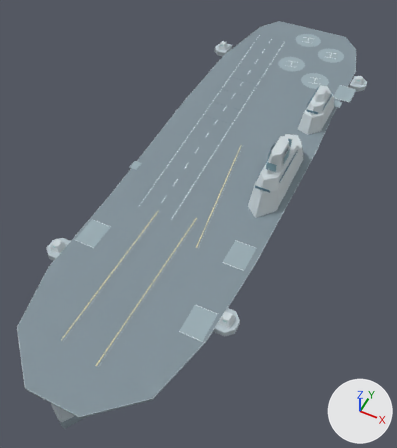
The OBJ model australis-2050/model/source/ran_cvn_australis_2050.obj as it was, and as the next commit left it.
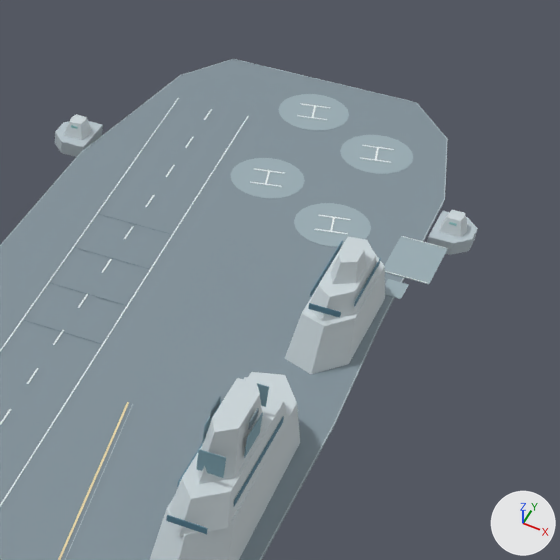
The first picture shows the older version from a 50 mm lens placed at (107.0, -250.0, 262.0), pointed at (0.0, -36.0, -6.0). The close-ups show the older and then the newer version on the part from 49% to 100% of the width and 0% to 45% of the height of that picture. Only the edits that show in the close-ups are written down. The axes (+X, +Y, +Z) are drawn at lower right. The lights are the same throughout. Where no turn or scale is listed for an object, it has been applied to the vertices.

The first close-up shows 'AftAviationBridge', 'AftAviationIsland', 'AftEnclosedMast', 'AftVTOL_HeloSpot_1', 'AftVTOL_HeloSpot_2', 'AftVTOL_HeloSpot_3', 'AftVTOL_HeloSpot_4', 'DeckEdgeLift_4', 'EnclosedSensorMast', 'FacetedFlightDeck', 'IntegratedBridge', 'LaserEnclosure_4', 'MainRakedIsland', 'OutboardFairing_4' and 28 more.
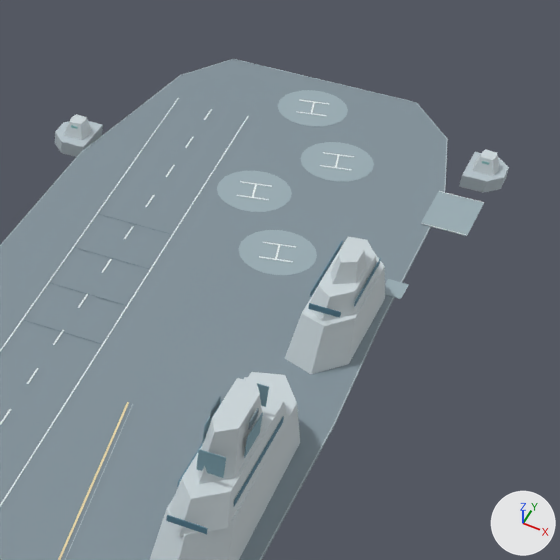
What changed in the scene script:
```text
Change me_aftvtol_helospot_2:
    used by ob_aftvtol_helospot_2; location = (0.0, 0.0, 0.0)
    remove me_aftvtol_helospot_2.from_pydata(...)  # 40 vertices, 76 faces; spans x 14.5..35.5, y 141.5..162.5, z 22.0..22.1
    add me_aftvtol_helospot_2.from_pydata(...)  # 40 vertices, 76 faces; spans x 5.5..26.5, y 132.5..153.5, z 22.0..22.1
    me_aftvtol_helospot_2 part 1: the whole mesh is moved by (-9.0, -9.0, 0.0)
Change me_aftvtol_helospot_3:
    used by ob_aftvtol_helospot_3; location = (0.0, 0.0, 0.0)
    remove me_aftvtol_helospot_3.from_pydata(...)  # 40 vertices, 76 faces; spans x -9.5..11.5, y 115.5..136.5, z 22.0..22.1
    add me_aftvtol_helospot_3.from_pydata(...)  # 40 vertices, 76 faces; spans x -10.5..10.5, y 107.5..128.5, z 22.0..22.1
    me_aftvtol_helospot_3 part 2: the whole mesh is moved by (-1.0, -8.0, 0.0)
Change me_aftvtol_helospot_4:
    used by ob_aftvtol_helospot_4; location = (0.0, 0.0, 0.0)
    remove me_aftvtol_helospot_4.from_pydata(...)  # 40 vertices, 76 faces; spans x 14.5..35.5, y 101.5..122.5, z 22.0..22.1
    add me_aftvtol_helospot_4.from_pydata(...)  # 40 vertices, 76 faces; spans x 5.5..26.5, y 82.5..103.5, z 22.0..22.1
    me_aftvtol_helospot_4 part 3: the whole mesh is moved by (-9.0, -19.0, 0.0)
Change me_deckedgelift_4:
    used by ob_deckedgelift_4; location = (0.0, 0.0, 0.0)
    remove me_deckedgelift_4.from_pydata(...)  # 8 vertices, 12 faces; spans x 43.5..56.5, y 97.0..115.0, z 22.0..22.2
    add me_deckedgelift_4.from_pydata(...)  # 8 vertices, 12 faces; spans x 46.5..59.5, y 123.0..141.0, z 22.0..22.2
    me_deckedgelift_4 part 4: the whole mesh is moved by (3.0, 26.0, 0.0)
Change me_laserenclosure_4:
    used by ob_laserenclosure_4; location = (0.0, 0.0, 0.0)
    remove me_laserenclosure_4.from_pydata(...)  # 12 vertices, 20 faces; spans x 51.3..58.7, y 122.5..129.5, z 21.5..25.6
    add me_laserenclosure_4.from_pydata(...)  # 12 vertices, 20 faces; spans x 51.3..58.7, y 156.5..163.5, z 21.5..25.6
    me_laserenclosure_4 part 5: the whole mesh is moved by (0.0, 34.0, 0.0)
Change me_outboardfairing_4:
    used by ob_outboardfairing_4; location = (0.0, 0.0, 0.0)
    remove me_outboardfairing_4.from_pydata(...)  # 12 vertices, 20 faces; spans x 50.0..61.0, y 119.0..133.0, z 17.8..21.5
    add me_outboardfairing_4.from_pydata(...)  # 12 vertices, 20 faces; spans x 50.0..61.0, y 153.0..167.0, z 17.8..21.5
    me_outboardfairing_4 part 6: the whole mesh is moved by (0.0, 34.0, 0.0)
```

Boxes [x1, y1, x2, y2] around the edits, measured in the close-ups (560 x 560 px):
'AftVTOL_HeloSpot_4', moved
    before: [294, 203, 371, 247]
    after: [239, 230, 317, 275]
'AftVTOL_HeloSpot_2', moved
    before: [340, 135, 413, 174]
    after: [300, 142, 374, 182]
'DeckEdgeLift_4', moved
    before: [384, 236, 448, 284]
    after: [421, 191, 484, 236]
'AftVTOL_HeloSpot_3', moved
    before: [231, 158, 305, 198]
    after: [217, 171, 292, 212]
'OutboardFairing_4', moved
    before: [427, 211, 478, 255]
    after: [459, 152, 509, 193]
'LaserEnclosure_4', moved
    before: [439, 210, 467, 238]
    after: [472, 150, 499, 176]
